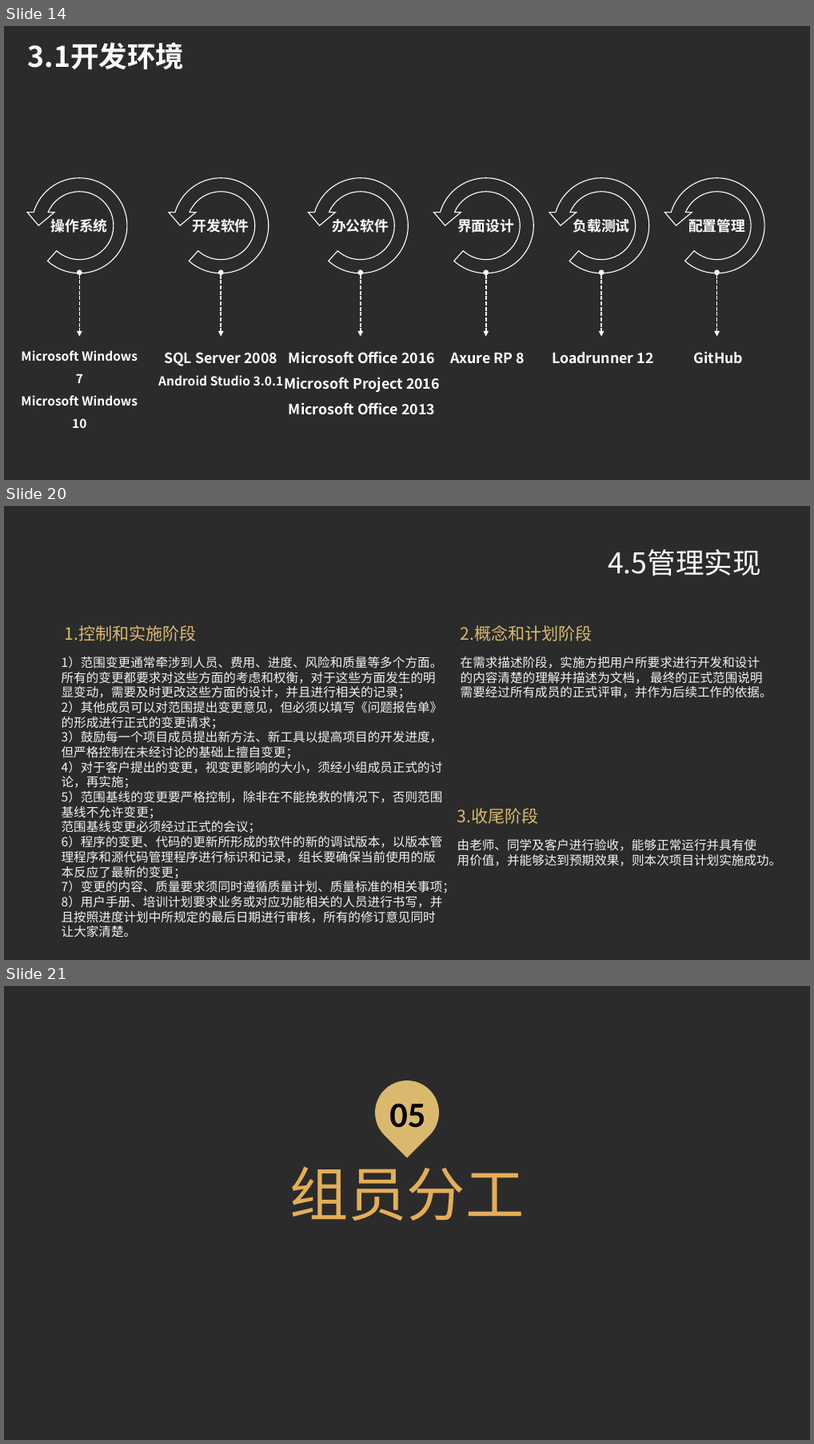
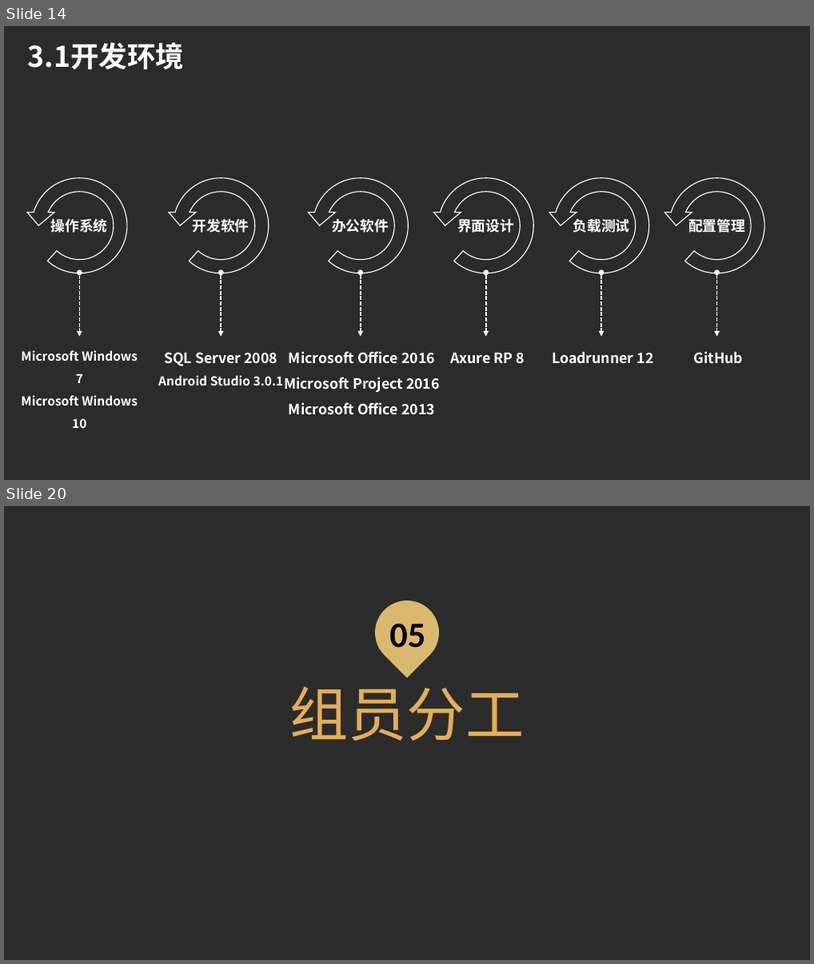
Before and after one commit to SE-2018-G01/TimeNote, a slide deck: SE2018春-G01-项目计划.pptx. Shown one above the other, each under a label of ours: slides 14, 20 and 21 before the commit, slides 14 and 20 after it; the slides between them are not shown. The pictures are 814x1444 and 814x964 pixels, drawn with LibreOffice and Linux fonts; fonts in the diff are those of the drawing; background and template pictures are left out; a plain dark background stands for a picture behind light text. Boxes give left, top, right and bottom in pixels: in the first picture for what was removed or moved away, otherwise in the second. Text is boxed around its words. In the diff, an @@ line names an element or a change of style, - is before the commit and + after.

```diff
--- a/SE2018春-G01-项目计划.pptx
+++ b/SE2018春-G01-项目计划.pptx
@@ slide 20 removed at (4, 506, 810, 960), background picture (left out) @@
@@ text removed at (608, 549, 762, 576) @@
-4.5管理实现
@@ text removed at (65, 625, 197, 641) @@
-1.控制和实施阶段
@@ text removed at (461, 625, 593, 641) @@
-2.概念和计划阶段
@@ freeform shape removed at (62, 655, 394, 655) @@
@@ text removed at (62, 656, 455, 937) @@
-1）范围变更通常牵涉到人员、费用、进度、风险和质量等多个方面。
-所有的变更都要求对这些方面的考虑和权衡，对于这些方面发生的明
-显变动，需要及时更改这些方面的设计，并且进行相关的记录；
-2）其他成员可以对范围提出变更意见，但必须以填写《问题报告单》
-的形成进行正式的变更请求；
-3）鼓励每一个项目成员提出新方法、新工具以提高项目的开发进度，
-但严格控制在未经讨论的基础上擅自变更；
-4）对于客户提出的变更，视变更影响的大小，须经小组成员正式的讨
-论，再实施；
-5）范围基线的变更要严格控制，除非在不能挽救的情况下，否则范围
-基线不允许变更；
-范围基线变更必须经过正式的会议；
-6）程序的变更、代码的更新所形成的软件的新的调试版本，以版本管
-理程序和源代码管理程序进行标识和记录，组长要确保当前使用的版
-本反应了最新的变更；
-7）变更的内容、质量要求须同时遵循质量计划、质量标准的相关事项；
-8）用户手册、培训计划要求业务或对应功能相关的人员进行书写，并
-且按照进度计划中所规定的最后日期进行审核，所有的修订意见同时
-让大家清楚。
@@ freeform shape removed at (457, 655, 790, 655) @@
@@ text removed at (461, 656, 773, 698) @@
-在需求描述阶段，实施方把用户所要求进行开发和设计
-的内容清楚的理解并描述为文档， 最终的正式范围说明
-需要经过所有成员的正式评审，并作为后续工作的依据。
@@ freeform shape removed at (62, 732, 394, 732) @@
@@ freeform shape removed at (457, 732, 790, 732) @@
@@ freeform shape removed at (62, 746, 394, 746) @@
@@ freeform shape removed at (457, 746, 790, 746) @@
@@ text removed at (458, 808, 539, 824) @@
-3.收尾阶段
@@ freeform shape removed at (62, 819, 394, 819) @@
@@ freeform shape removed at (62, 840, 394, 840) @@
@@ freeform shape removed at (457, 819, 790, 819) @@
@@ freeform shape removed at (457, 840, 790, 840) @@
@@ text removed at (458, 839, 782, 866) @@
-由老师、同学及客户进行验收，能够正常运行并具有使
-用价值，并能够达到预期效果，则本次项目计划实施成功。
@@ what was slide 21 is now slide 20 @@
```
Also in this commit, not shown: 12 slides changed, 1 slide added, 1 other slide removed, 4 other files.
